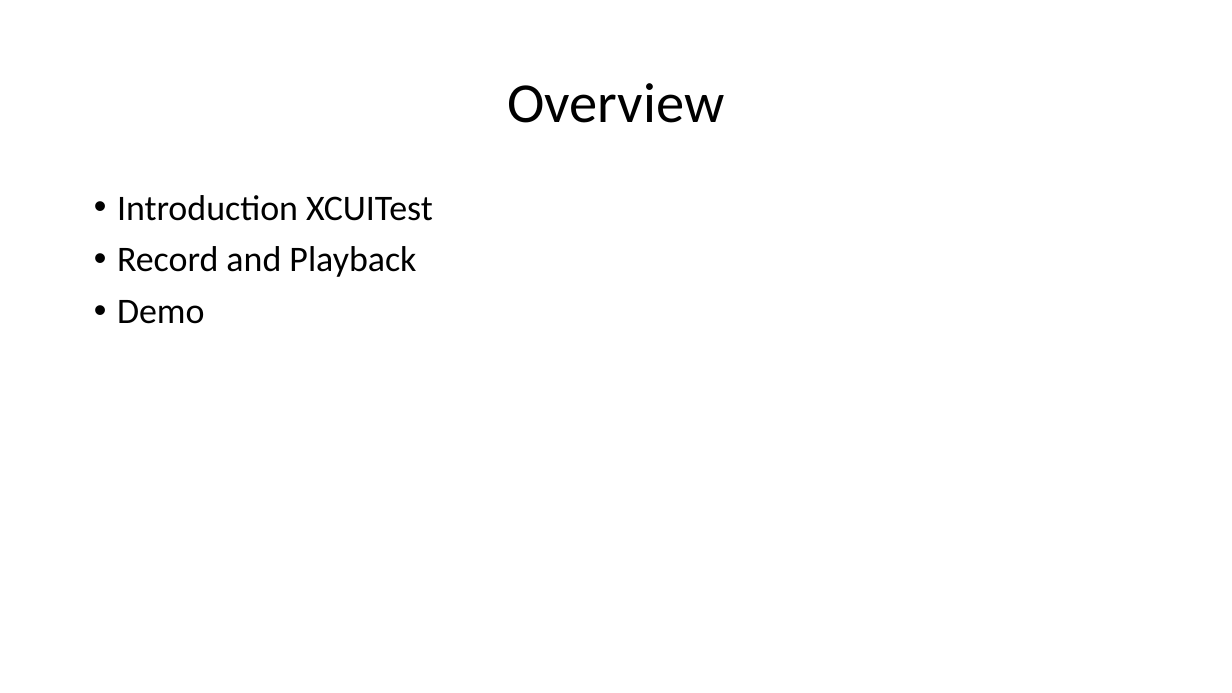
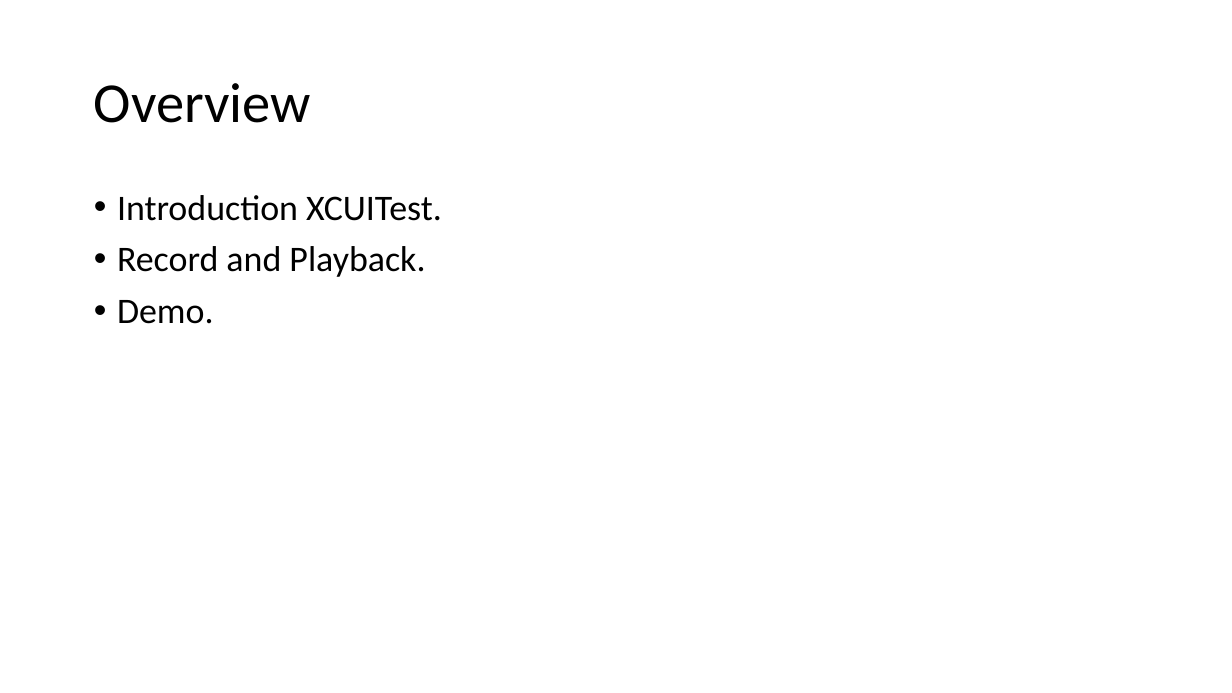
Before and after one commit to vfa-cancc/simpleapp, a slide deck: slide 6 of document/VFA-iOS-testing.pptx. Drawn at 1232x693 pixels with LibreOffice and Linux fonts; fonts in the diff are those of the drawing. Boxes give left, top, right and bottom in pixels: in the first picture for what was removed or moved away, otherwise in the second. Text is boxed around its words. In the diff, an @@ line names an element or a change of style, - is before the commit and + after.

Commit message:
#update file presentation.

```diff
--- a/document/VFA-iOS-testing.pptx
+++ b/document/VFA-iOS-testing.pptx
@@ title "Overview" at (94,83,311,123): alignment centre to left @@
@@ text at (117,195,442,324): text changed @@
-• Introduction XCUITest
-• Record and Playback
-• Demo
+• Introduction XCUITest.
+• Record and Playback.
+• Demo.
```
Also in this commit, not shown: 4 other slides changed, 3 slides added, 1 slide removed.
